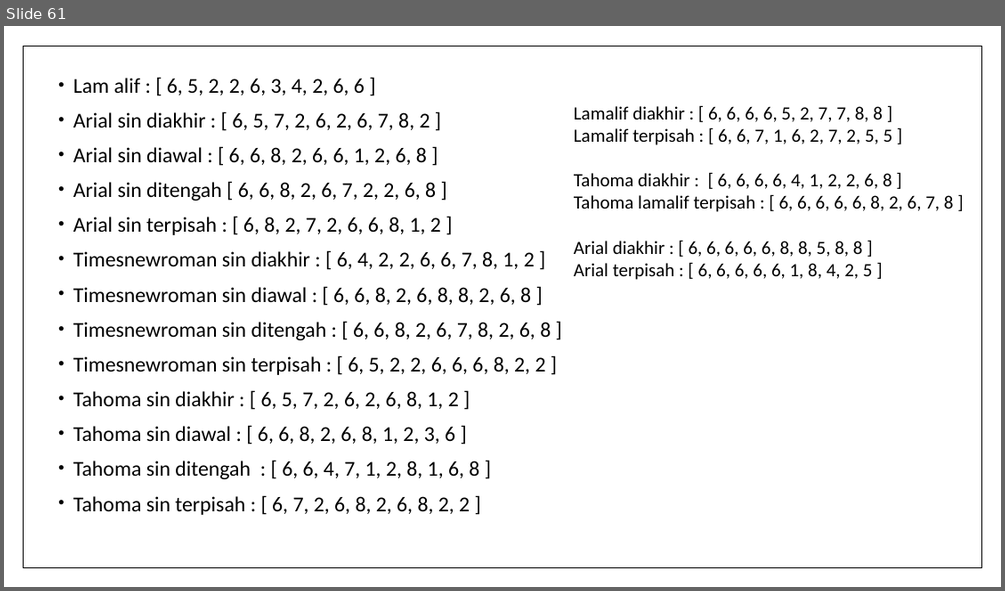
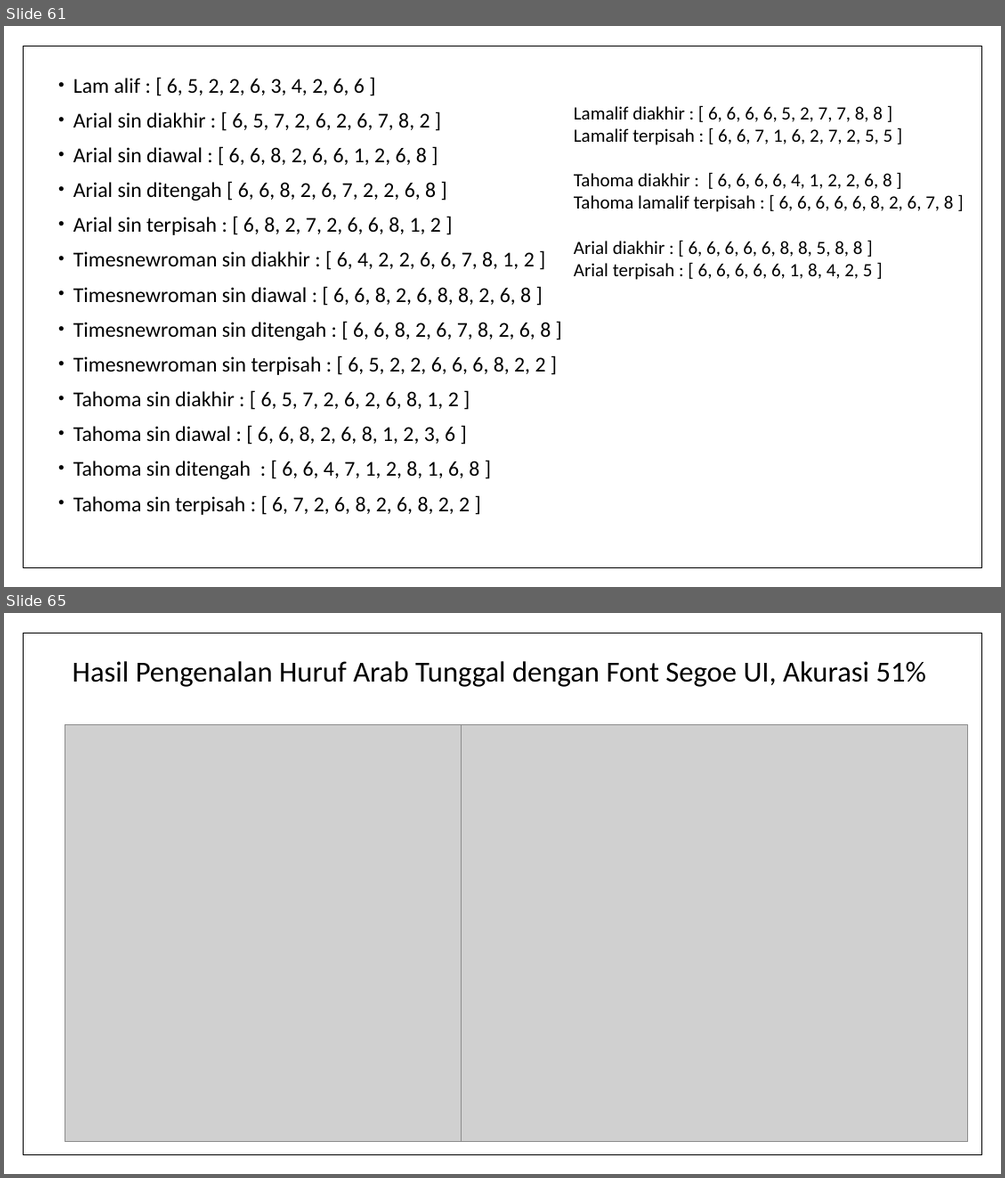
Before and after one commit to ainawind27/arabicocr-data, a slide deck: 1. presentasi/PEMBELAJARAN HURUF DAN KALIMAT ARAB BERBASIS PENGENALAN CITRA.pptx. Shown one above the other, each under a label of ours: slide 61 before the commit, slides 61 and 65 after it; the slides between them are not shown. The pictures are 1005x591 and 1005x1178 pixels, drawn with LibreOffice and Linux fonts; fonts in the diff are those of the drawing; grey boxes stand for pictures. Boxes give left, top, right and bottom in pixels: in the first picture for what was removed or moved away, otherwise in the second. Text is boxed around its words. In the diff, an @@ line names an element or a change of style, - is before the commit and + after.

```diff
--- a/1. presentasi/PEMBELAJARAN HURUF DAN KALIMAT ARAB BERBASIS PENGENALAN CITRA.pptx
+++ b/1. presentasi/PEMBELAJARAN HURUF DAN KALIMAT ARAB BERBASIS PENGENALAN CITRA.pptx
@@ slide 65 added at [4, 613, 1001, 1174], background #FFFFFF; not listed: 1 template element that a slide beside it also shows @@
@@ title added at [73, 661, 926, 687], 28 pt, text #000000 @@
+Hasil Pengenalan Huruf Arab Tunggal dengan Font Segoe UI, Akurasi 51%
@@ picture added at [65, 724, 513, 1141] @@
@@ picture added at [461, 724, 968, 1141] @@
```
Also in this commit, not shown: 14 other slides added, 1 slide removed, 8 other files.
